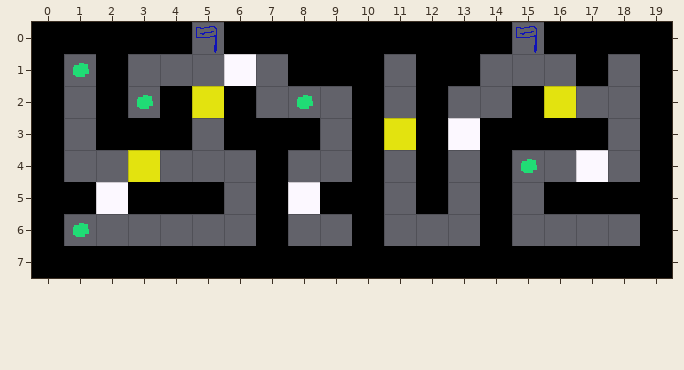
Two versions of a level (Tiled map, static/maps/test_map.tmx). Above, as it was before the edit.
Cells are 32x32 px. Shown: x 0..19, y 0..7.
Now the later version:
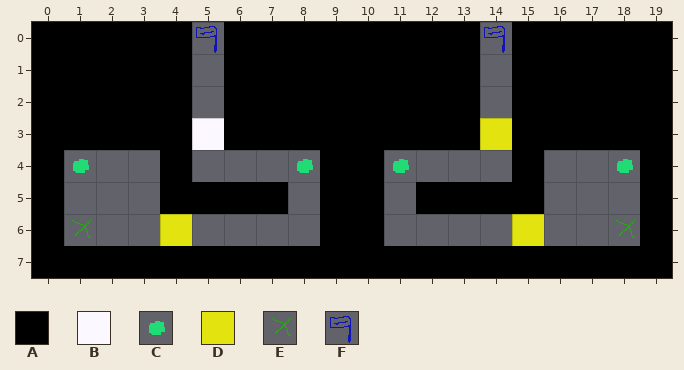
Key: from "tiles": A 0, B 1 "1", C 2, D 3 "0", E 4, F 5.
_ is an empty cell, . an unchanged one.
Changes in this commit:
--- layer "Primary Layer"
@@ x 1..18 @@
-0 .............AF...
-1 C.__.B_..._...__._
-2 _.C.D._C_._._..D__
-3 _..._..._.D.BA..._
-4 _.D_..A__._A.AC.B_
-5 ABA.._.B...._._AAA
-6 C.._..A._....A_.._
+0 .............FA...
+1 A.AA.AA...A...AA.A
+2 A.A._.AAA.A.A..AAA
+3 A...B...A.A.AD...A
+4 C._A.._CA.C_._A._C
+5 ___..A._....A.A___
+6 E..D.._.A...._D..E
Pixel boxes of the changes (left, top, right, bottom) in both pictures:
changed: (384, 22, 640, 246)
changed: (64, 54, 352, 246)
